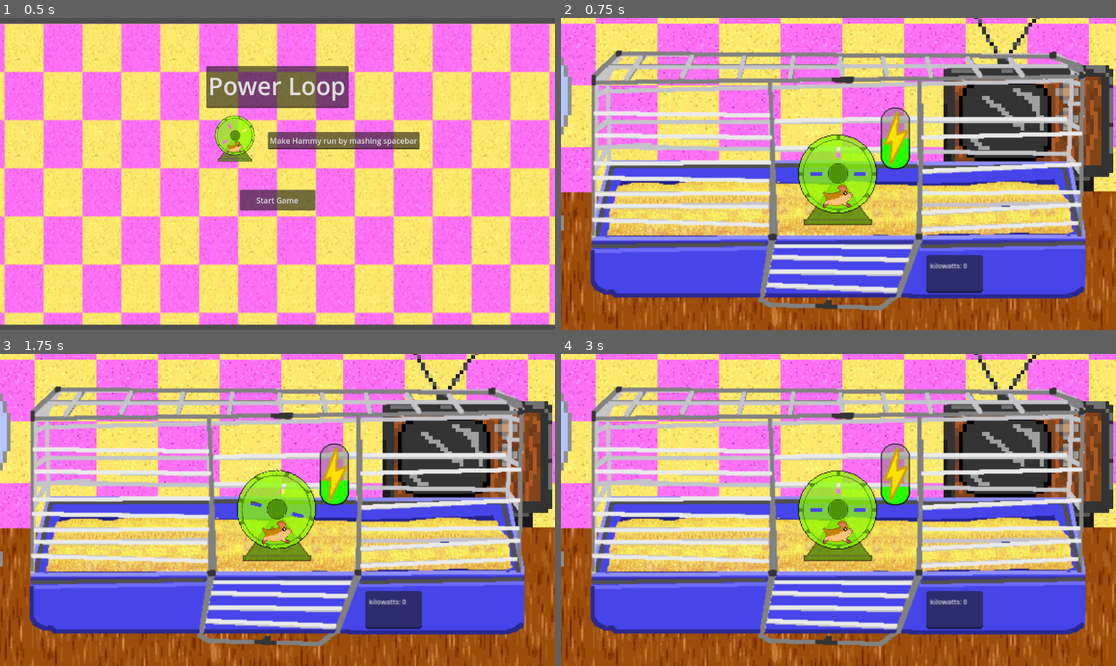
Above: before the commit, frames 1-4 (two rows, left to right).
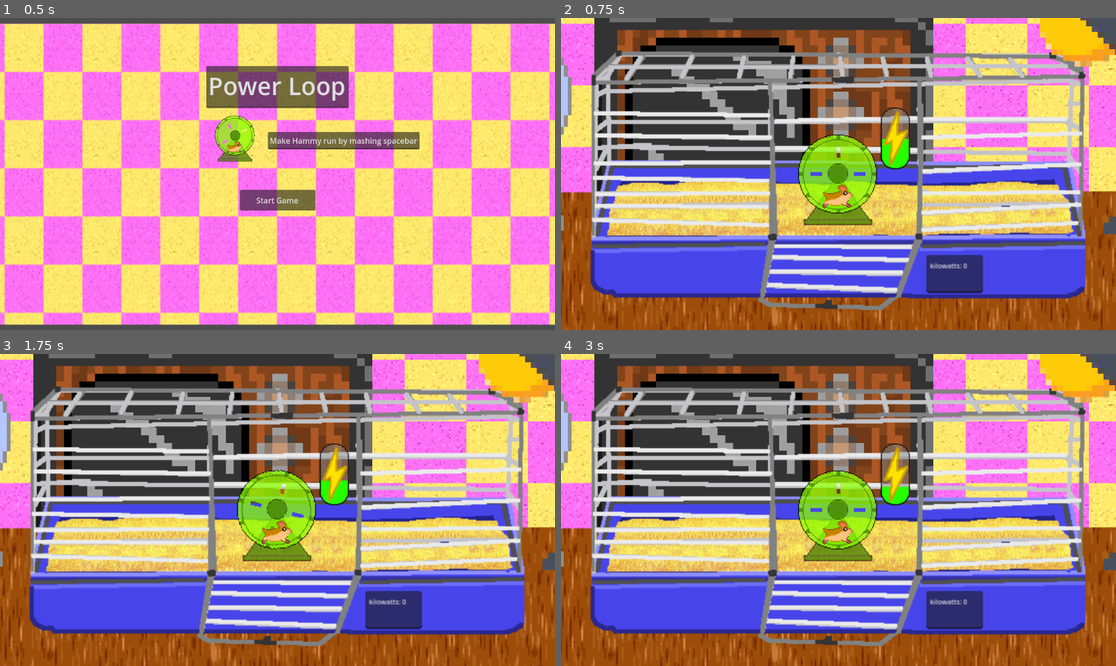
Above: after the commit, the same moments.

Repository: jkingd0n/gmtk-2025
Game: Godot game, scene res://scenes/menu.tscn
Two runs of this game, one before a commit and one after it. Both use one fixed random seed, a clock stepped at 60 frames per second and the inputs below.
Inputs:
- Up to frame 1 (0.5 s): no input
- Up to frame 2 (0.75 s): click "Start Game" at 0.5 s
- Up to frame 3 (1.75 s): tap Enter at 1.25 s; hold Space (accel) from 1.28 s (still down)
- Up to frame 4 (3 s): release Space (accel) at 2.03 s; hold Space (accel) from 2.78 s (still down)

Frame 1 is identical in both runs. In frame 2, 31% of the frame differs, in the area x 6-100%, y 0-70%; in frame 3, 31%; in frame 4, 31%.

Commit message:
add lamp

Diff:
--- /dev/null
+++ b/prefabs/lamp.tscn
@@ -0,0 +1,25 @@
+[gd_scene load_steps=4 format=3 uid="uid://wp1pyvhixgbx"]
+
+[ext_resource type="Texture2D" uid="uid://dhflxtxbjdxxs" path="res://spritesheets/lamp-light.png" id="1_pmlmq"]
+[ext_resource type="Script" uid="uid://cb4nksvskxt1h" path="res://scripts/lamp.gd" id="1_xojxl"]
+[ext_resource type="Texture2D" uid="uid://ljk6ylo36w35" path="res://spritesheets/lamp.png" id="2_xojxl"]
+
+[node name="Lamp" type="Node2D"]
+script = ExtResource("1_xojxl")
+
+[node name="light" type="Sprite2D" parent="."]
+visible = false
+texture_filter = 1
+position = Vector2(-29, -2)
+texture = ExtResource("1_pmlmq")
+
+[node name="lamp" type="Sprite2D" parent="."]
+texture_filter = 1
+texture = ExtResource("2_xojxl")
+
+[node name="Timer" type="Timer" parent="."]
+wait_time = 2.5
+one_shot = true
+autostart = true
+
+[connection signal="timeout" from="Timer" to="." method="_on_timer_timeout"]
--- a/scenes/Main_Game.tscn
+++ b/scenes/Main_Game.tscn
@@ -10,6 +10,7 @@
 [ext_resource type="Script" uid="uid://boojiuw2ovcwl" path="res://scripts/electricity_gauge.gd" id="6_7h5k3"]
 [ext_resource type="AudioStream" uid="uid://e0ejokr056ob" path="res://sounds/bgm.ogg" id="9_qmn38"]
 [ext_resource type="PackedScene" uid="uid://pbkeqj058x0t" path="res://prefabs/fan.tscn" id="10_24eh4"]
+[ext_resource type="PackedScene" uid="uid://wp1pyvhixgbx" path="res://prefabs/lamp.tscn" id="11_dkv1d"]
 
 [node name="Node2D" type="Node2D"]
 script = ExtResource("1_vy804")
@@ -31,8 +32,8 @@
 region_rect = Rect2(0, 0, 700, 500)
 
 [node name="tv" parent="." instance=ExtResource("2_lqrf8")]
-position = Vector2(189, -81)
-scale = Vector2(4, 4)
+position = Vector2(-93.54, -109.395)
+scale = Vector2(8, 8)
 
 [node name="cage" parent="." instance=ExtResource("4_3v32i")]
 
@@ -83,6 +84,14 @@
 [node name="game_reset" type="Timer" parent="."]
 wait_time = 5.0
 
+[node name="Lamp" parent="." instance=ExtResource("11_dkv1d")]
+z_index = 6
+position = Vector2(323.055, -99.53)
+scale = Vector2(6, 6)
+
+[node name="Timer" parent="Lamp" index="2"]
+wait_time = 10.0
+
 [connection signal="electricity_update" from="electricity_gauge" to="." method="_on_electricity_gauge_electricity_update"]
 [connection signal="game_over" from="electricity_gauge" to="." method="_on_game_over"]
 [connection signal="game_over" from="electricity_gauge" to="tv" method="_on_game_over"]
@@ -93,3 +102,4 @@
 [editable path="hammy_and_wheel/hammy_run"]
 [editable path="hammy_and_wheel/SmokeNDustP03Vfx1"]
 [editable path="electricity_gauge"]
+[editable path="Lamp"]
--- /dev/null
+++ b/scripts/lamp.gd
@@ -0,0 +1,10 @@
+extends Node2D
+
+func _turn_on():
+	$light.show()
+
+func _turn_off():
+	$light.hide()
+
+func _on_timer_timeout():
+	_turn_on()
--- a/scripts/main_game.gd
+++ b/scripts/main_game.gd
@@ -41,6 +41,7 @@
 func _on_game_over() -> void:
 	game_over = true
 	$Fan._turn_off()
+	$Lamp._turn_off()
 	$total_energy.text = $total_energy.text + '\n' + "Game Over!"
 	$game_reset.start()
 
Not shown, added: build/index.apple-touch-icon.png.import
Not shown, added: build/index.icon.png.import
Not shown, added: build/index.png.import
Not shown: 1 places in prefabs/fan.tscn that only renumber resources
Not shown: 1 places in scenes/Main_Game.tscn that only renumber resources
Not shown, added: scripts/lamp.gd.uid
Binary file added: spritesheets/lamp-light.png
Not shown, added: spritesheets/lamp-light.png.import
Binary file added: spritesheets/lamp.png
Not shown, added: spritesheets/lamp.png.import
